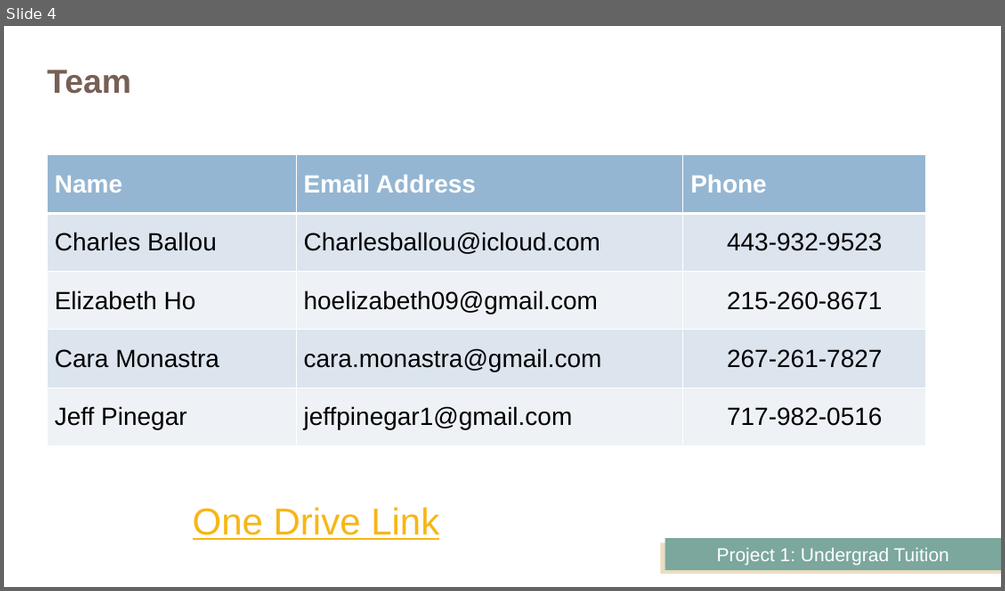
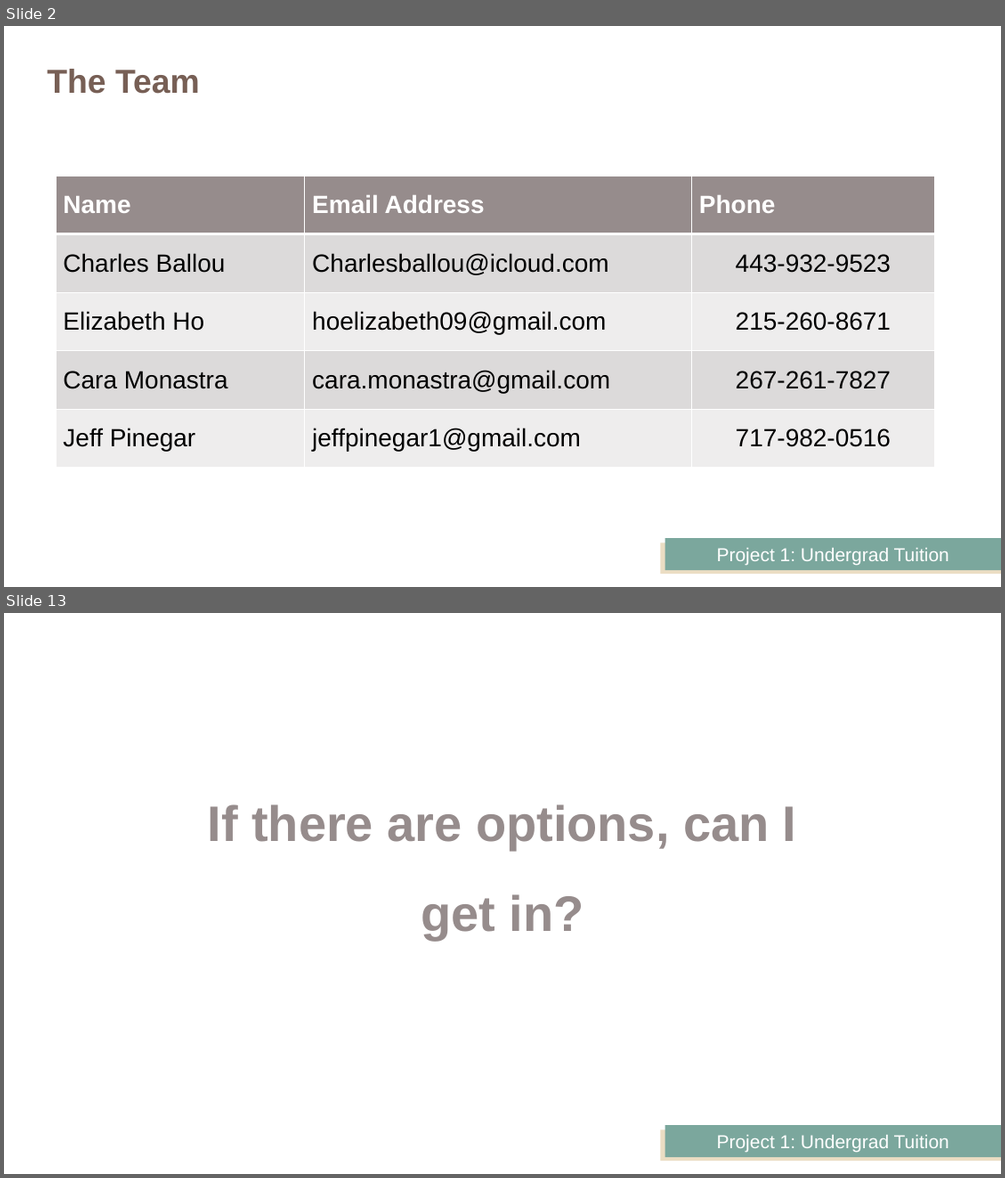
Before and after one commit to JeffPinegar/Proj1_undergraduate, a slide deck: Presentation/Getting Started.pptx. Shown one above the other, each under a label of ours: slide 4 before the commit, slides 2 and 13 after it; the slides between them are not shown. The pictures are 1005x591 and 1005x1178 pixels, drawn with LibreOffice and Linux fonts; fonts in the diff are those of the drawing. Boxes give left, top, right and bottom in pixels: in the first picture for what was removed or moved away, otherwise in the second. Text is boxed around its words. In the diff, an @@ line names an element or a change of style, - is before the commit and + after.

```diff
--- a/Presentation/Getting Started.pptx
+++ b/Presentation/Getting Started.pptx
@@ slide 13 added at (4, 613, 1001, 1174), background #FFFFFF; not listed: 2 template elements that a slide beside it also shows @@
@@ text added at (208, 804, 797, 940), 48 pt, text #968C8C, bold @@
+If there are options, can I get in?
@@ what was slide 4 is now slide 2 @@
@@ slide 2 changed as well @@
@@ title at (47, 69, 200, 94): text changed @@
-Team
+The Team
@@ table at (56, 176, 935, 467) @@
@@ fill #94B6D2 to #968C8C in row 1 @@
@@ fill #DCE5EE to #DDDADA in 6 cells @@
@@ fill #EEF3F7 to #EFEEEE in 6 cells @@
@@ table: place and size @@
-table at (48, 155, 927, 446)
+table at (56, 176, 935, 467)
@@ text removed at (193, 507, 439, 540) @@
-One Drive Link
```
Also in this commit, not shown: 1 other slide changed, 25 other slides added, 10 slides removed, 7 other files.
